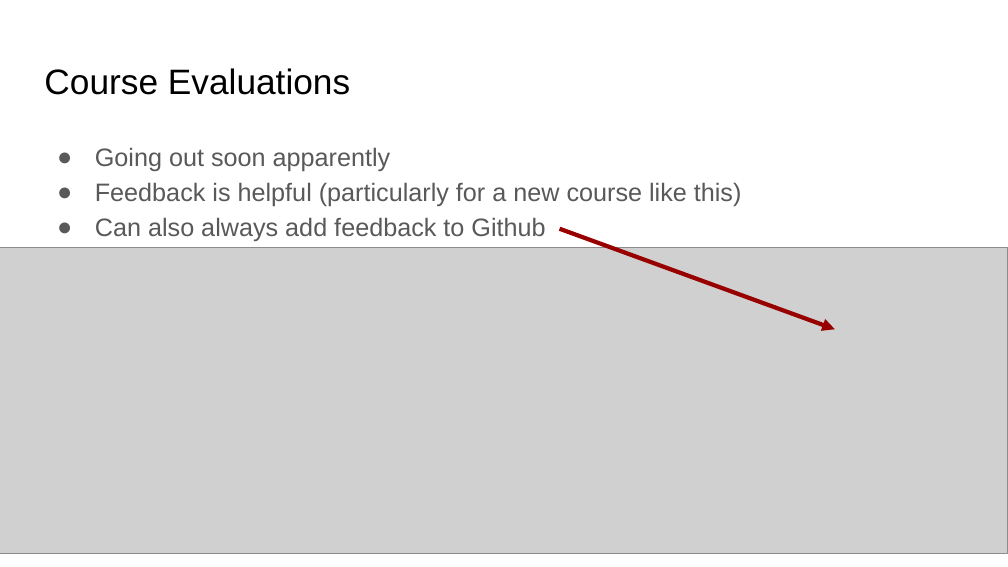
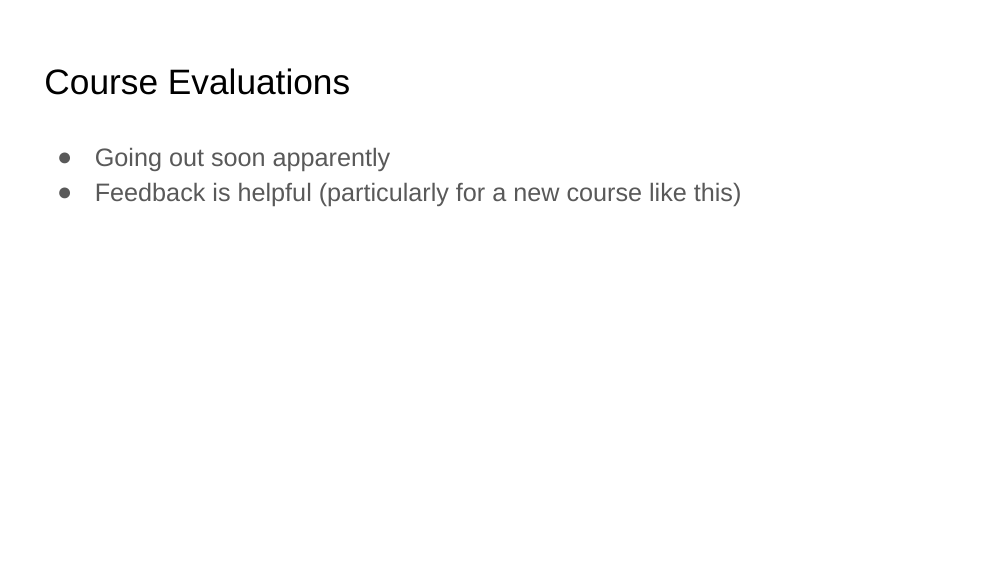
Before and after one commit to bmaitner/Community_ecology_course, a slide deck: slide 11 of lectures/Lecture_23_Patchy_Environments_I.pptx. Drawn at 1008x567 pixels with LibreOffice and Linux fonts; fonts in the diff are those of the drawing; grey boxes stand for pictures. Boxes give left, top, right and bottom in pixels: in the first picture for what was removed or moved away, otherwise in the second. Text is boxed around its words. In the diff, an @@ line names an element or a change of style, - is before the commit and + after.

```diff
--- a/lectures/Lecture_23_Patchy_Environments_I.pptx
+++ b/lectures/Lecture_23_Patchy_Environments_I.pptx
@@ text at (95,217,545,241): paragraph removed @@
-● Can also always add feedback to Github
@@ arrow removed from (559, 229) to (835, 330) @@
@@ picture removed at (0,247,1008,552) @@
```
Also in this commit, not shown: 6 other slides changed, 1 slide added, 2 slides removed, 6 other files.
